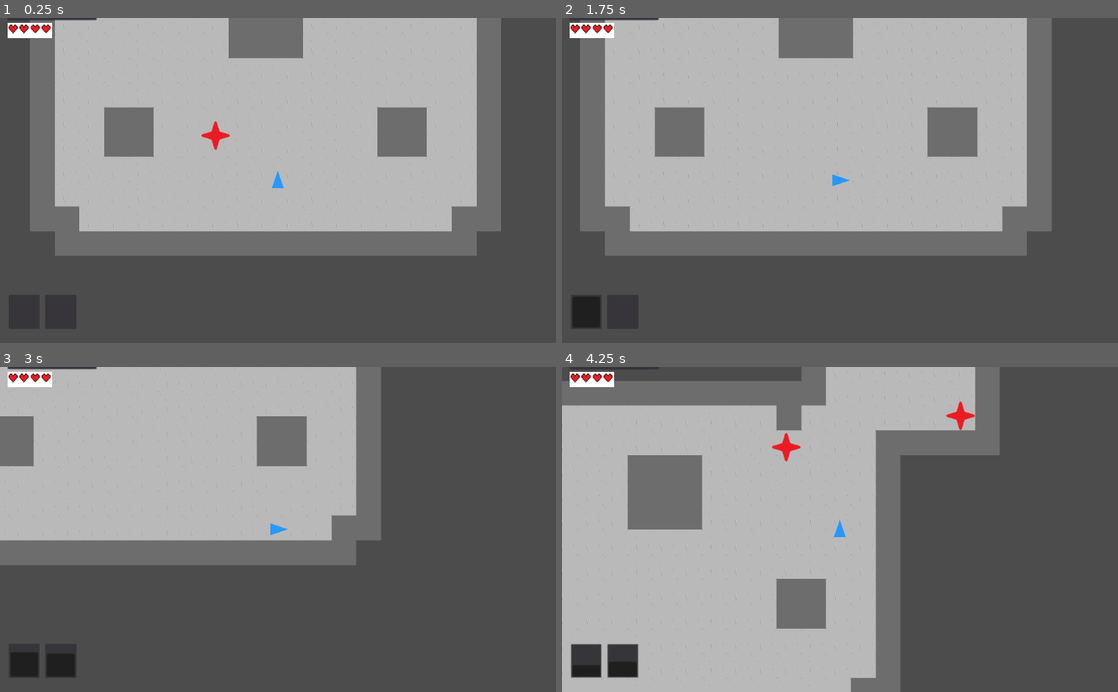
Above: before the commit, frames 1-4 (two rows, left to right).
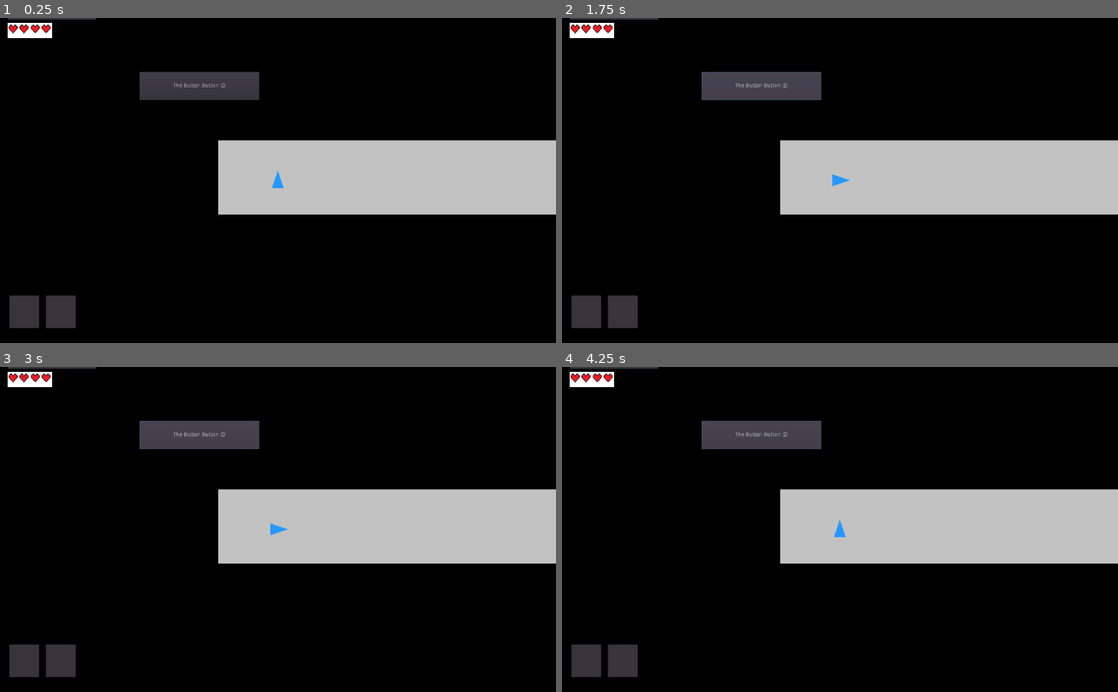
Above: after the commit, the same moments.

Repository: steagray/FA22-Senior-Design
Game: Godot game, scene res://Scenes/Tutorial.tscn
Same seed, same stepped clock (60 frames per second), same inputs: the game is played once before the commit and once after it. Before the commit the project starts from res://Scenes/Enemy Test Scene.tscn.
Inputs (mouse positions are in pixels of both pictures, inside the frame that each line leads up to):
- Up to frame 1 (0.25 s): no input
- Up to frame 2 (1.75 s): click (762, 86) at 0.5 s, where only the run after the commit has a clickable "The Button Button :D"; hold Right (ui_right) from 1.28 s (still down); hold Z (spell_one) from 1.28 s (still down); tap X (spell_two) at 1.55 s
- Up to frame 3 (3 s): release Right (ui_right) at 2.03 s; release Z (spell_one) at 2.03 s; hold Down (ui_down) 2.03-2.78 s; tap X (spell_two) at 2.1 s; tap Z (spell_one) at 2.3 s; tap Enter at 2.75 s; hold Right (ui_right) from 2.78 s (still down); hold Z (spell_one) from 2.78 s (still down)
- Up to frame 4 (4.25 s): tap X (spell_two) at 3.05, 3.6 s; tap Space at 3.5 s; release Right (ui_right) at 3.53 s; release Z (spell_one) at 3.53 s; hold Up (ui_up) from 3.53 s (still down); tap Z (spell_one) at 3.8 s

The runs differ from the first frame. In frame 1, 89% of the frame differs, in the area x 0-100%, y 0-100%; in frame 2, 89%; in frame 3, 96%; in frame 4, 95%.
Error after the commit: Invalid get index 'position' (on base: 'null instance'). (res://Scripts/spellone.gd:34)

Commit message:
spelltest stuff

Diff:
--- a/Scripts/spell.gd
+++ b/Scripts/spell.gd
@@ -18,6 +18,21 @@
 		return
 	stats.canMove = false
 	# create projectile
+	var projectile = Area2D.new()
+	projectile.add_child(CollisionShape2D.new())
+	projectile.get_child(0).shape = RectangleShape2D.new()
+	projectile.get_child(0).shape.extents.x = 30
+	projectile.get_child(0).shape.extents.y = 30
+	projectile.add_child(Sprite.new())
+	var sprimg = Image.new()
+	sprimg.load("res://Icon.png")
+	projectile.get_child(1).texture = ImageTexture.new().create_from_image(sprimg)
+	print(projectile)
+	print(projectile.get_child(0))
+	print(projectile.get_child(1))
+	print(projectile.position)
+	projectile.position = get_tree().root.get_node("KinematicPlayer2D").position + Vector2(10, 0)
+
 	yield(get_tree().create_timer(stats.castTimer_MAX), "timeout")
 	stats.canMove = true
 	currCD = maxCD
--- a/project.godot
+++ b/project.godot
@@ -21,7 +21,7 @@
 [application]
 
 config/name="CSCI495Proj"
-run/main_scene="res://Scenes/Enemy Test Scene.tscn"
+run/main_scene="res://Scenes/Tutorial.tscn"
 boot_splash/show_image=false
 config/icon="res://icon.png"
 
